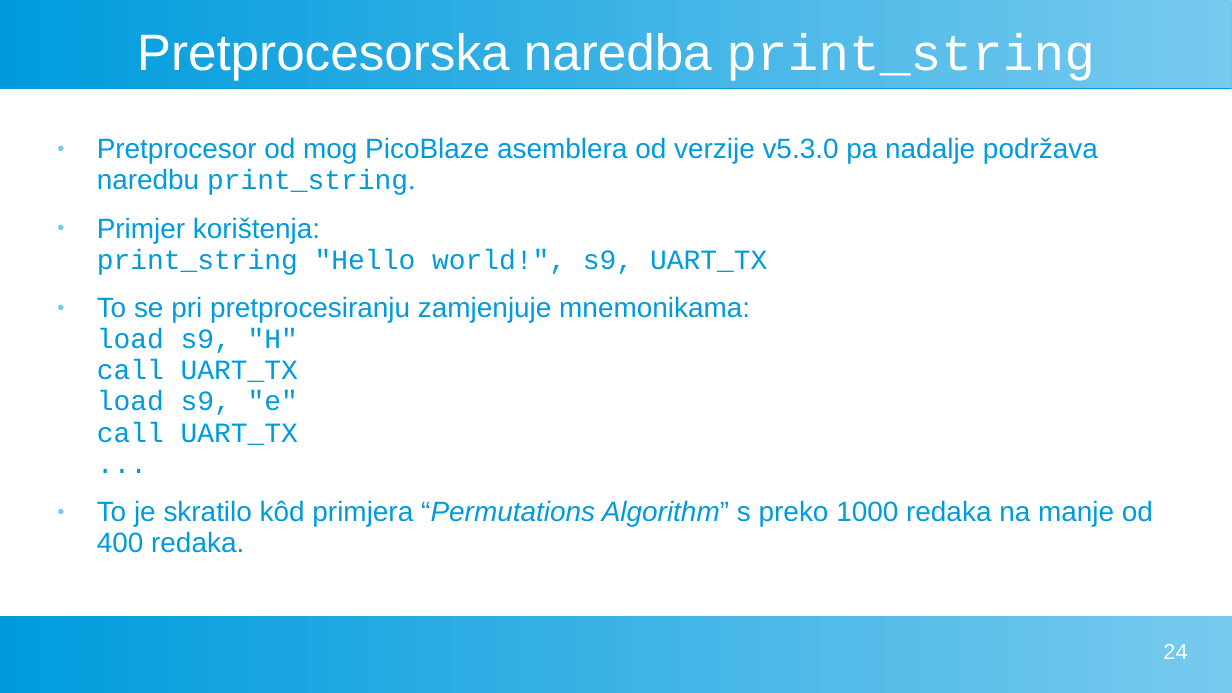
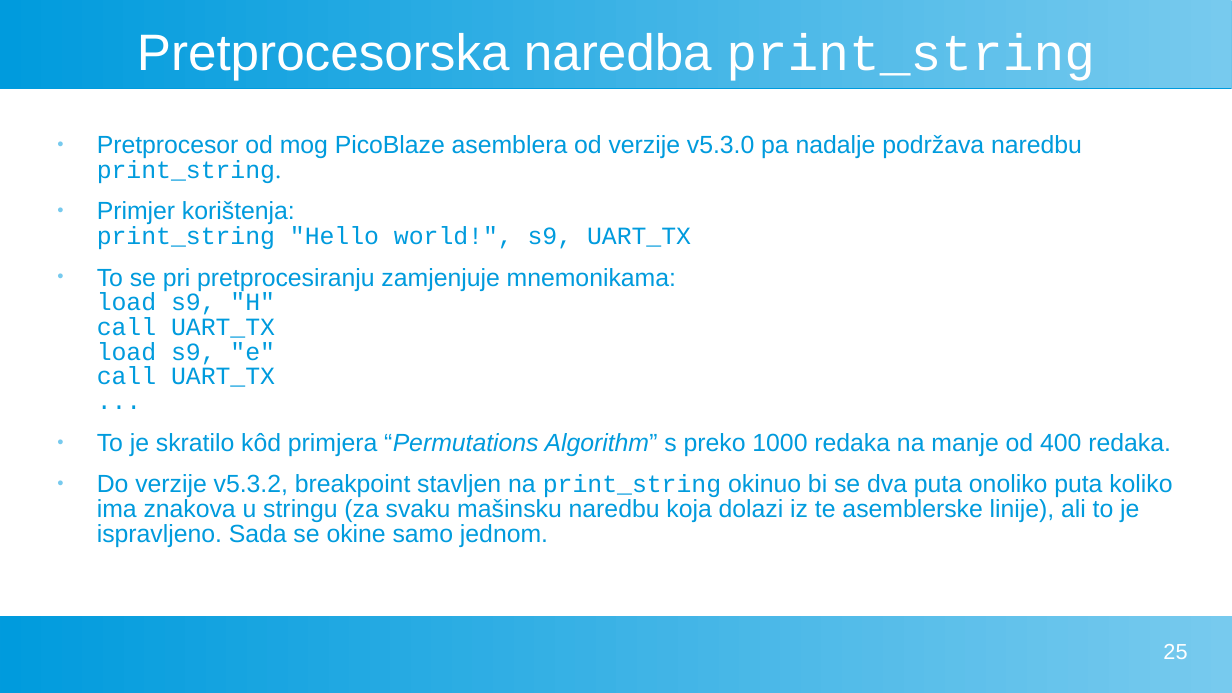
Before and after one commit to FlatAssembler/FlatAssembler.github.io, a slide deck: slide 25 of PicoBlaze/PicoBlaze.ppt (slide 24 before the commit). Drawn at 1232x693 pixels with LibreOffice and Linux fonts; fonts in the diff are those of the drawing. Boxes give left, top, right and bottom in pixels: in the first picture for what was removed or moved away, otherwise in the second. Text is boxed around its words. In the diff, an @@ line names an element or a change of style, - is before the commit and + after.

Commit message:
New version of the PicoBlaze documentation

```diff
--- a/PicoBlaze/PicoBlaze.ppt
+++ b/PicoBlaze/PicoBlaze.ppt
@@ text at [97,135,1171,456]: size 18 to 16 pt in "Pretprocesor od mog PicoBlaze asemblera od verzije ...", "Primjer korištenja: print_string "Hello world!", s9, UART_TX", "To se pri pretprocesiranju zamjenjuje mnemonikama: load ...", "To je skratilo kôd primjera “Permutations Algorithm” ..."; line spacing 0.93 to 0.83 @@
@@ text at [97,474,1172,547]: paragraph added @@
+● Do verzije v5.3.2, breakpoint stavljen na print_string okinuo bi se dva puta onoliko puta koliko ima znakova u stringu (za svaku mašinsku naredbu koja dolazi iz te asemblerske linije), ali to je ispravljeno. Sada se okine samo jednom.
@@ page number at [1163,644,1187,659]: text changed @@
-24
+25
```
Also in this commit, not shown: 1 other slide changed, 1 slide added.
